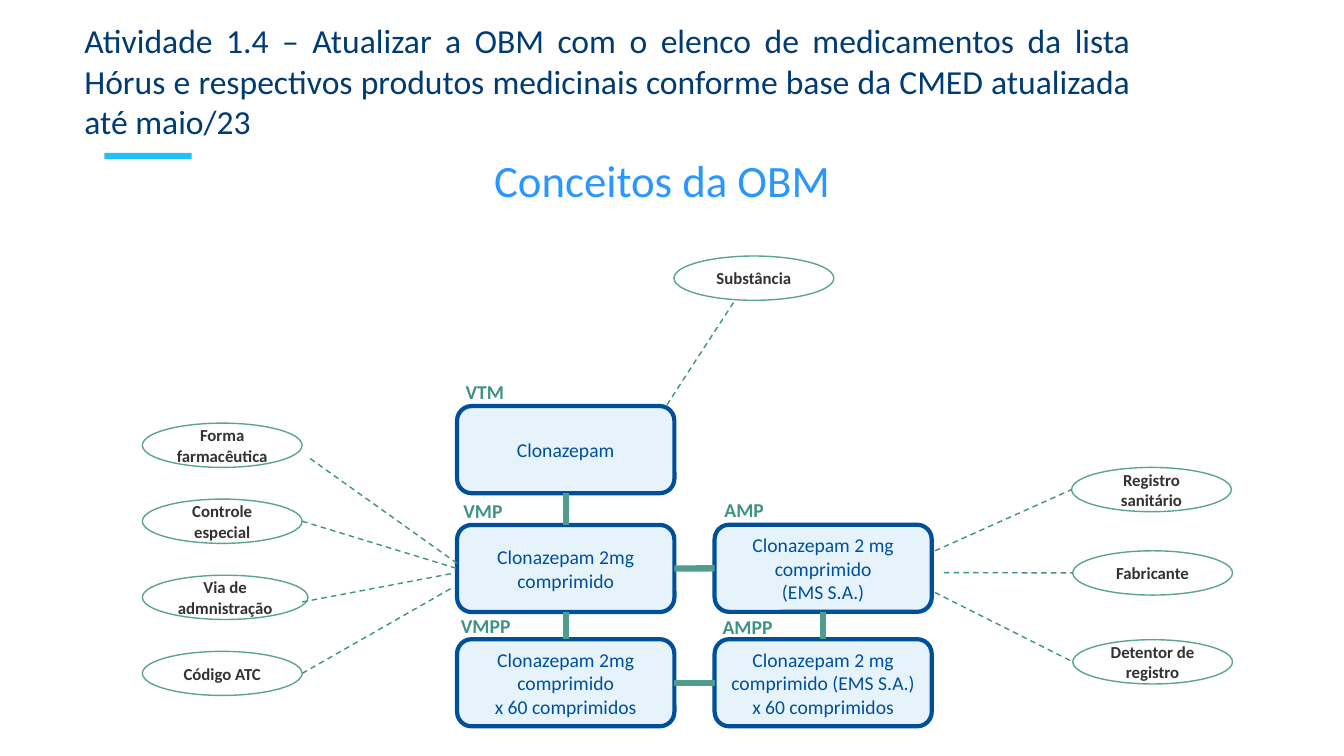
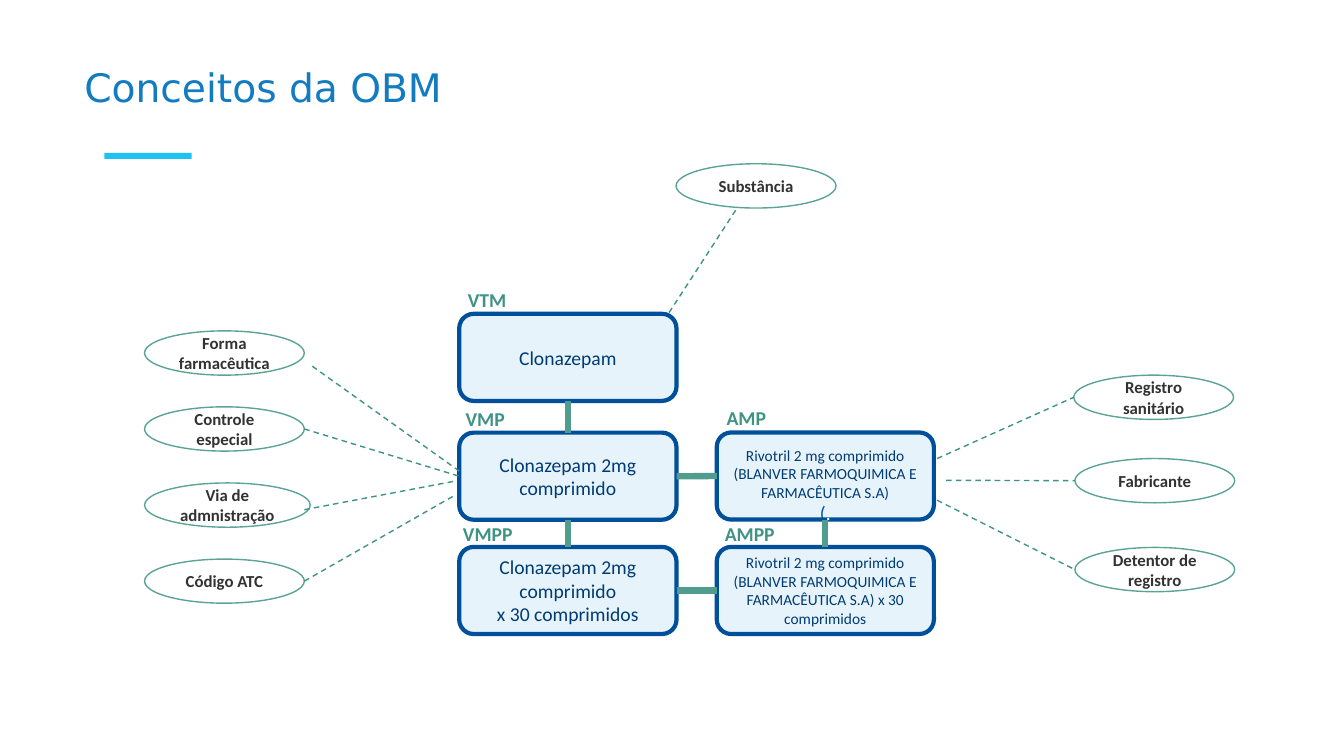
Before and after one commit to moaassis/https-git-codecommit.sa-east-1.amazonaws.com-v1-repos-ips-brasil-documentos, a slide deck: slide 4 of Gestão do Projeto/ApresentacoesProjeto/ips_entregav2_Dez2023.pptx. Drawn at 1344x756 pixels with LibreOffice and Linux fonts; fonts in the diff are those of the drawing; background and template pictures are left out. Boxes give left, top, right and bottom in pixels: in the first picture for what was removed or moved away, otherwise in the second. Text is boxed around its words. In the diff, an @@ line names an element or a change of style, - is before the commit and + after.

```diff
--- a/Gestão do Projeto/ApresentacoesProjeto/ips_entregav2_Dez2023.pptx
+++ b/Gestão do Projeto/ApresentacoesProjeto/ips_entregav2_Dez2023.pptx
@@ text removed at bbox=[84, 29, 1130, 136] @@
-Atividade 1.4 – Atualizar a OBM com o elenco de medicamentos da lista Hórus e respectivos produtos medicinais conforme base da CMED atualizada até maio/23
@@ text "Conceitos da OBM": place and size @@
-text "Conceitos da OBM" at bbox=[494, 166, 829, 198]
+text "Conceitos da OBM" at bbox=[84, 72, 441, 103]
@@ text "Conceitos da OBM" at bbox=[84, 72, 441, 103]: size 32 to 28 pt, font Calibri to DejaVu Sans, text colour #2997FF to #137CC0; alignment centre to justified @@
@@ 3 rounded rectangles, 2 lines: place and size @@
-3 rounded rectangles, 2 lines at bbox=[457, 302, 1073, 726]
+3 rounded rectangles, 2 lines at bbox=[460, 211, 1075, 634]
@@ rounded rectangle "Clonazepam" at bbox=[460, 314, 678, 400]: text colour #004F9A to #003B73 @@
@@ rounded rectangle "Clonazepam 2mg comprimido" at bbox=[460, 433, 678, 519]: text colour #004F9A to #003B73 @@
@@ 6 lines, 4 texts, 4 ellipses, 2 rounded rectangles: place and size @@
-6 lines, 4 texts, 4 ellipses, 2 rounded rectangles at bbox=[142, 386, 1233, 726]
+6 lines, 4 texts, 4 ellipses, 2 rounded rectangles at bbox=[144, 294, 1235, 634]
@@ text in rounded rectangle at bbox=[734, 450, 917, 500]: text changed; size 14 to 11 pt; text colour #004F9A to #003B73 @@
-Clonazepam 2 mg comprimido
-(EMS S.A.)
+Rivotril 2 mg comprimido (BLANVER FARMOQUIMICA E FARMACÊUTICA S.A)
+(.
@@ 4 ellipses, 4 lines, 1 text: place and size @@
-4 ellipses, 4 lines, 1 text at bbox=[142, 256, 1233, 685]
+4 ellipses, 4 lines, 1 text at bbox=[144, 163, 1235, 592]
@@ line moved from (935, 593) - (1073, 662) to (938, 500) - (1075, 570) @@
@@ text in rounded rectangle at bbox=[499, 560, 636, 601]: text colour #004F9A to #003B73 in "Clonazepam 2mg comprimido" @@
@@ text in rounded rectangle at bbox=[734, 557, 917, 627]: text changed; size 14 to 11 pt; text colour #004F9A to #003B73 @@
-Clonazepam 2 mg comprimido (EMS S.A.)
-x 60 comprimidos
+Rivotril 2 mg comprimido (BLANVER FARMOQUIMICA E FARMACÊUTICA S.A) x 30 comprimidos
@@ text in rounded rectangle at bbox=[497, 607, 638, 624]: text changed; text colour #004F9A to #003B73 @@
-x 60 comprimidos
+x 30 comprimidos
```
Also in this commit, not shown: 2 other slides changed, 2 slides added, 2 slides removed.
